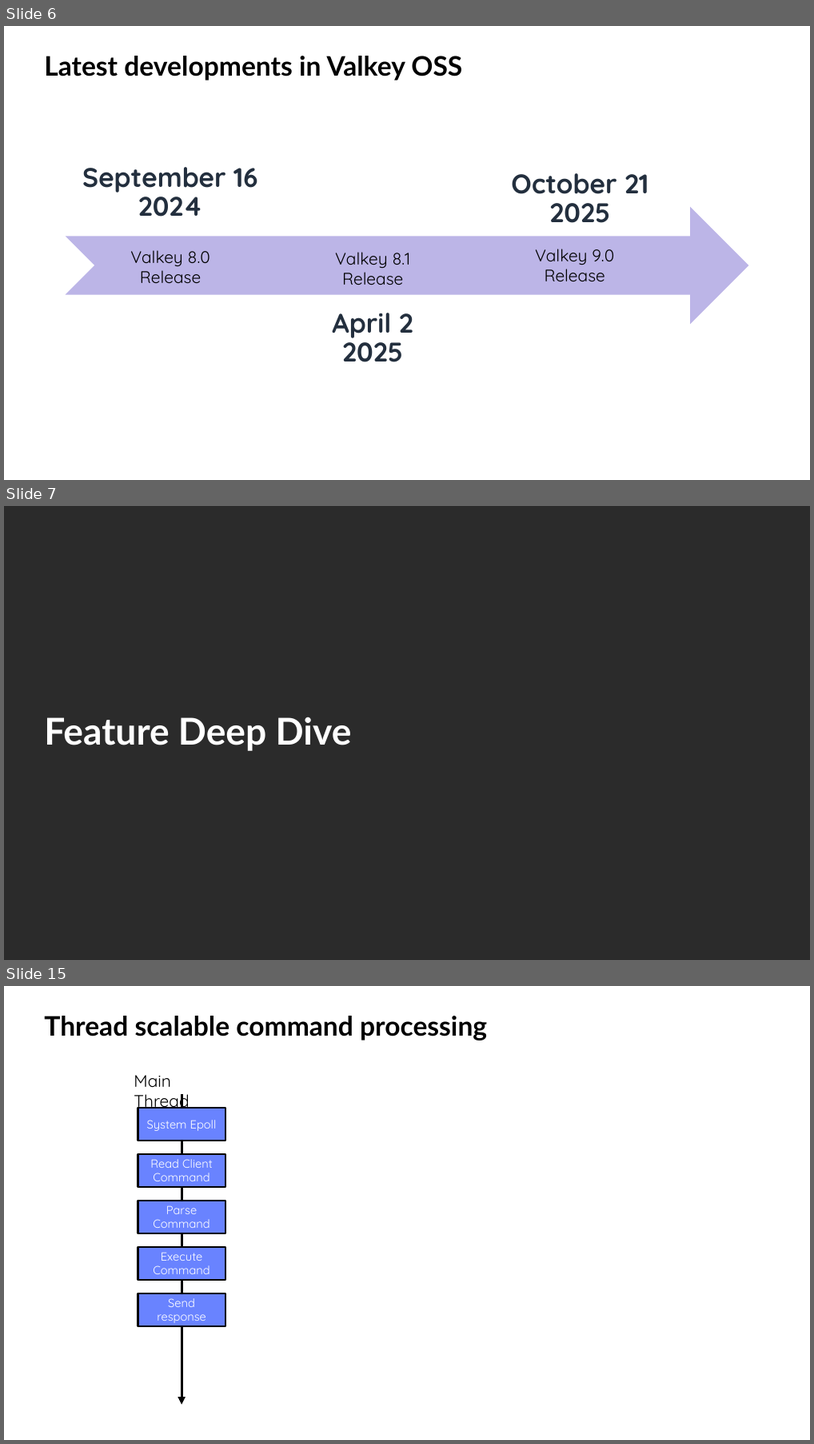
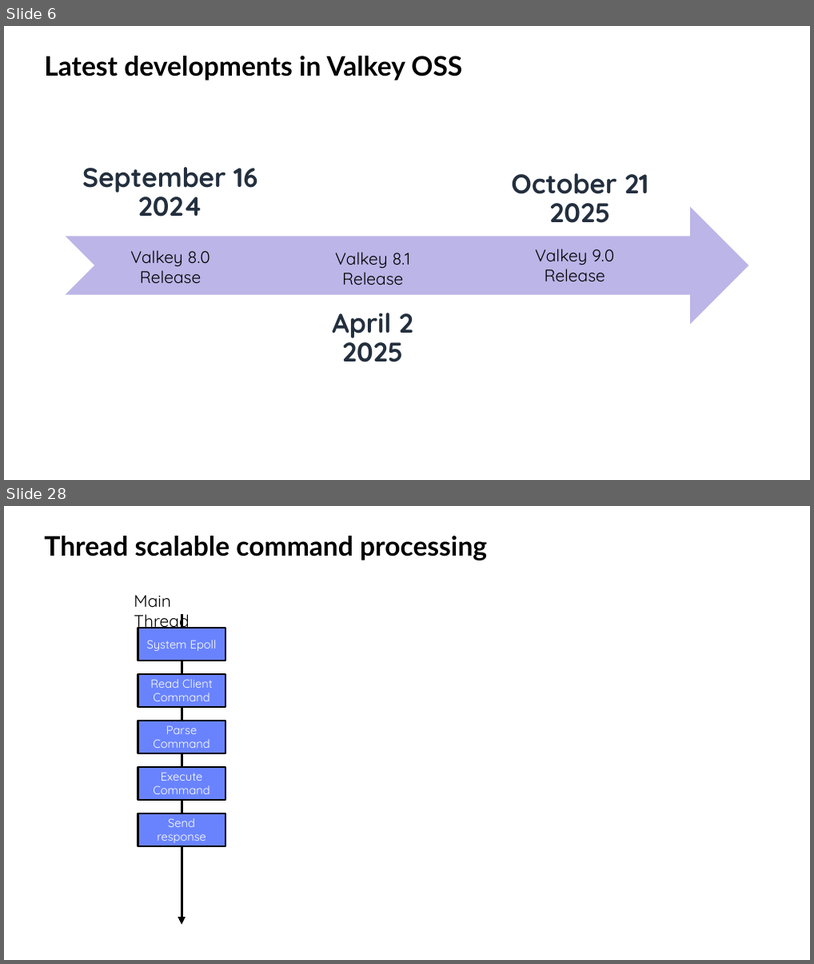
Before and after one commit to valkey-io/assets, a slide deck: slides/Valkey community deck.pptx. Shown one above the other, each under a label of ours: slides 6, 7 and 15 before the commit, slides 6 and 28 after it; the slides between them are not shown. The pictures are 814x1444 and 814x964 pixels, drawn with LibreOffice and Linux fonts; fonts in the diff are those of the drawing; background and template pictures are left out; a plain dark background stands for a picture behind light text. Boxes give left, top, right and bottom in pixels: in the first picture for what was removed or moved away, otherwise in the second. Text is boxed around its words. In the diff, an @@ line names an element or a change of style, - is before the commit and + after.

```diff
--- a/slides/Valkey community deck.pptx
+++ b/slides/Valkey community deck.pptx
@@ slide 7 removed at (4,506,810,960), background picture (left out) @@
@@ title removed at (44,716,352,751) @@
-Feature Deep Dive
@@ what was slide 15 is now slide 28 @@
```
Also in this commit, not shown: 6 slides changed, 6 slides added, 11 other slides removed, 1 other file.
